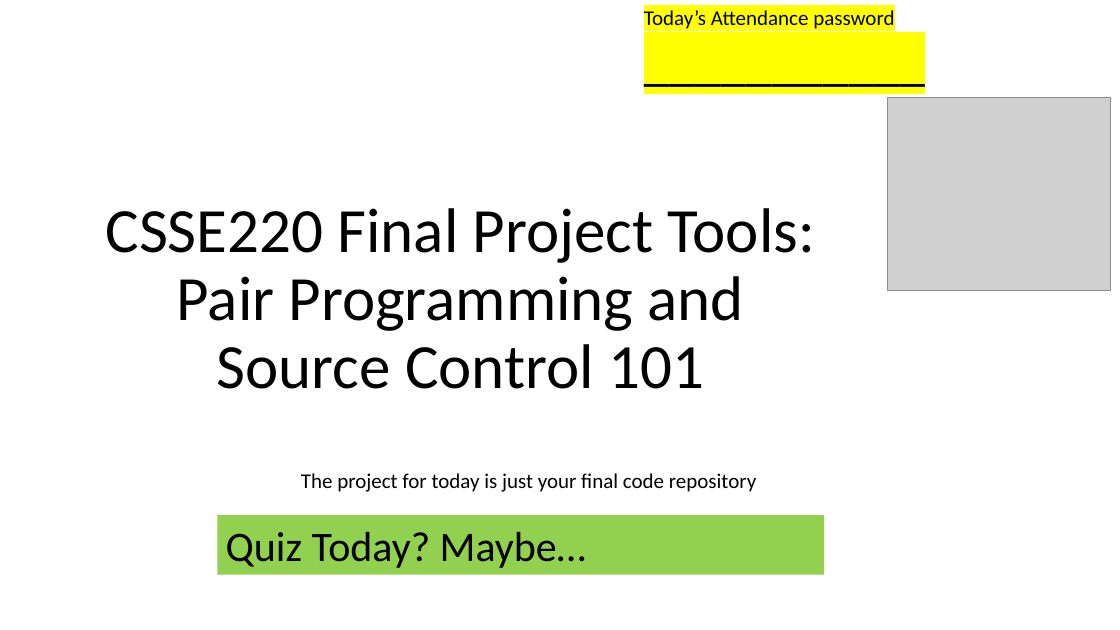
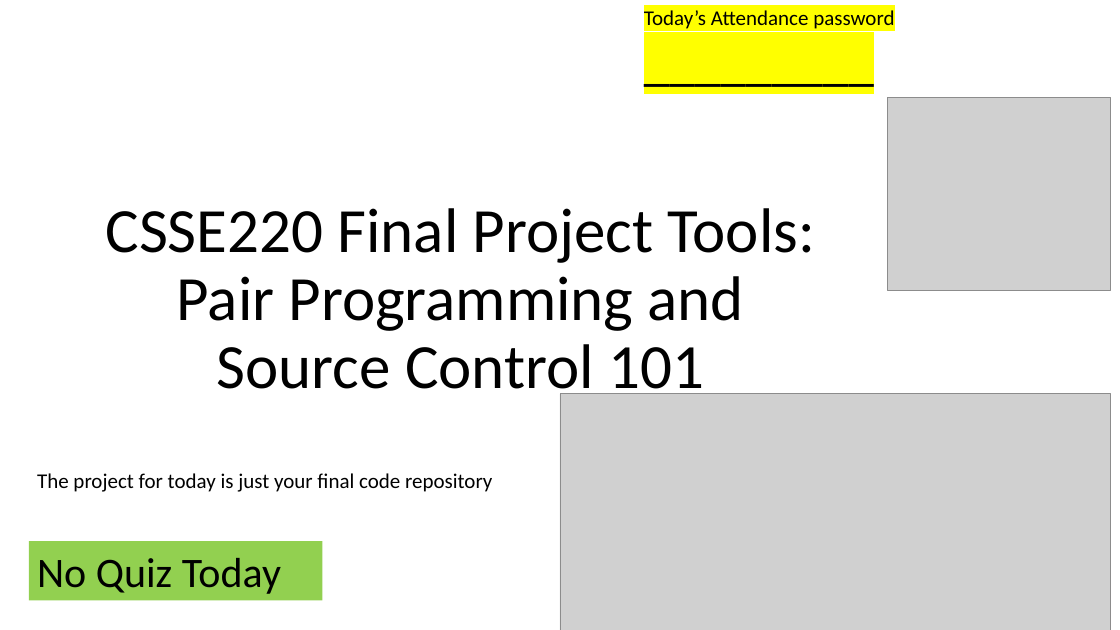
Before and after one commit to RHIT-CSSE/csse220, a slide deck: slide 1 of ClassMaterials/PairProgrammingAndSourceControl/Part1-PairProgramming.pptx. Drawn at 1120x630 pixels with LibreOffice and Linux fonts; fonts in the diff are those of the drawing; grey boxes stand for pictures. Boxes give left, top, right and bottom in pixels: in the first picture for what was removed or moved away, otherwise in the second. Text is boxed around its words. In the diff, an @@ line names an element or a change of style, - is before the commit and + after.

Commit message:
updating the slides for pair prog day

```diff
--- a/ClassMaterials/PairProgrammingAndSourceControl/Part1-PairProgramming.pptx
+++ b/ClassMaterials/PairProgrammingAndSourceControl/Part1-PairProgramming.pptx
@@ text at [644, 10, 894, 29]: text changed @@
-___________
+_________
@@ picture added at [560, 394, 1111, 630] @@
@@ text "The project for today is ...": place and size @@
-text "The project for today is ..." at [301, 473, 756, 492]
+text "The project for today is ..." at [37, 473, 492, 492]
@@ rectangle "No Quiz Today": place and size @@
-rectangle "No Quiz Today" at [218, 515, 824, 575]
+rectangle "No Quiz Today" at [29, 541, 322, 601]
@@ text in rectangle at [37, 558, 281, 594]: text changed @@
-Quiz Today? Maybe…
+No Quiz Today
```
Also in this commit, not shown: 2 other slides changed, 3 other files.
